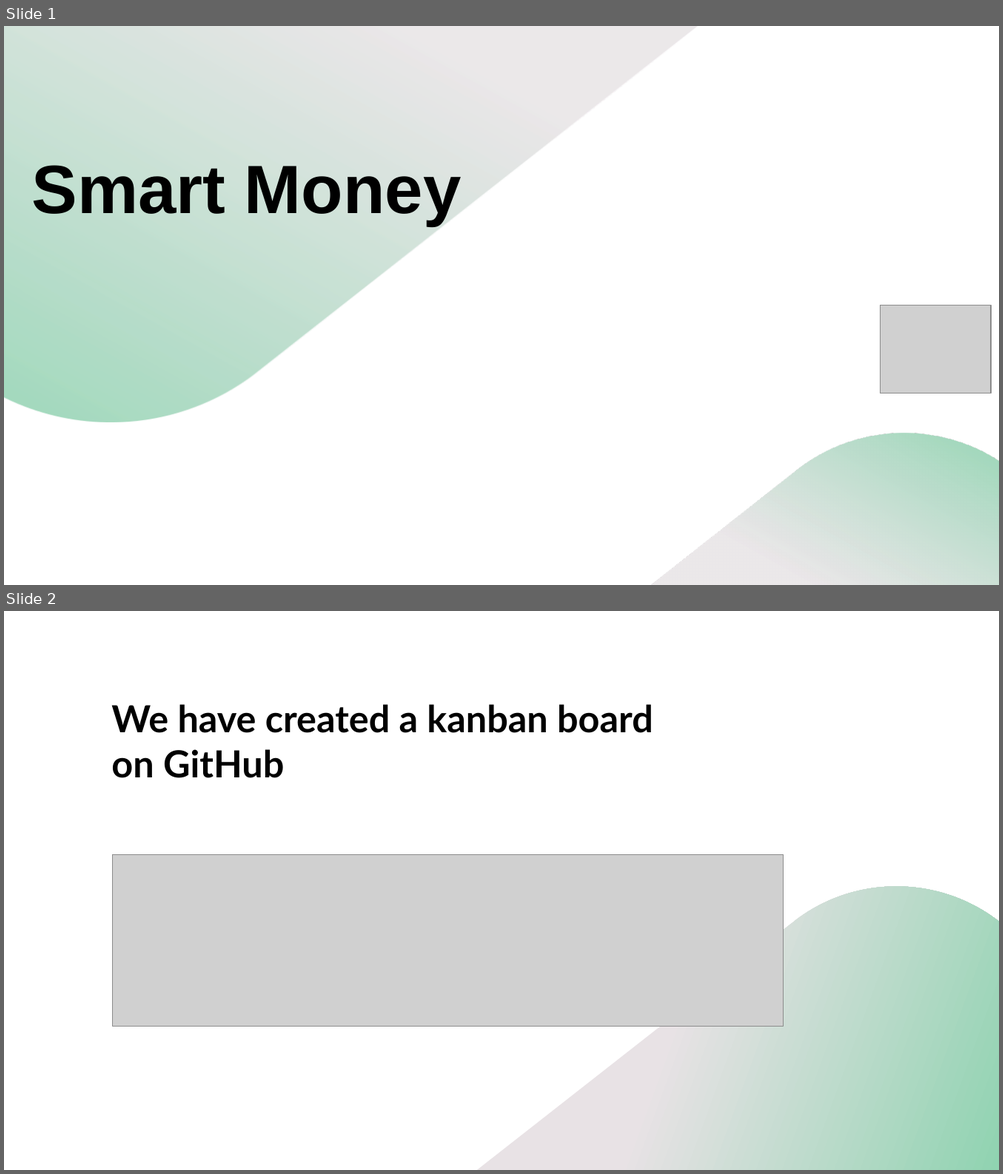
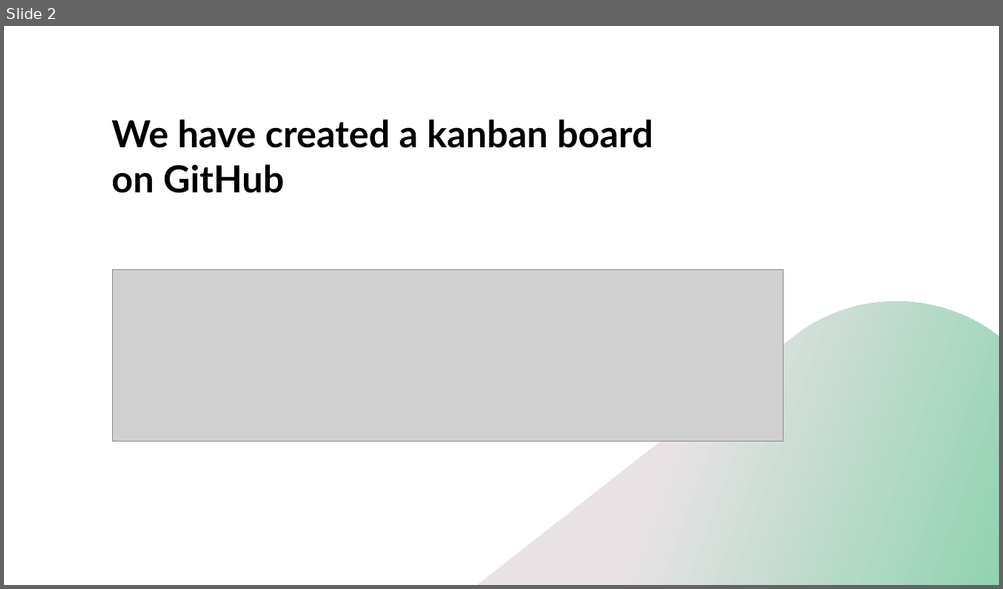
Before and after one commit to c1own-depressed/MYB-Manage-Your-Budget-, a slide deck: documents/Presentation.pptx. Shown one above the other, each under a label of ours: slides 1 and 2 before the commit, slide 2 after it. The pictures are 1003x1174 and 1003x589 pixels, drawn with LibreOffice and Linux fonts; fonts in the diff are those of the drawing; grey boxes stand for pictures; background and template pictures are left out. Boxes give left, top, right and bottom in pixels: in the first picture for what was removed or moved away, otherwise in the second. Text is boxed around its words. In the diff, an @@ line names an element or a change of style, - is before the commit and + after.

```diff
--- a/documents/Presentation.pptx
+++ b/documents/Presentation.pptx
@@ slide 1 removed at (4,26,999,585), background picture (left out); not listed: 1 template element that a slide beside it also shows @@
@@ rectangle removed at (4,26,999,585) @@
@@ freeform shape removed at (4,26,705,424) @@
@@ title removed at (32,165,461,226) @@
-Smart Money
@@ picture removed at (880,306,991,394) @@
@@ freeform shape removed at (646,432,999,585) @@
```
Also in this commit, not shown: 1 slide added.
